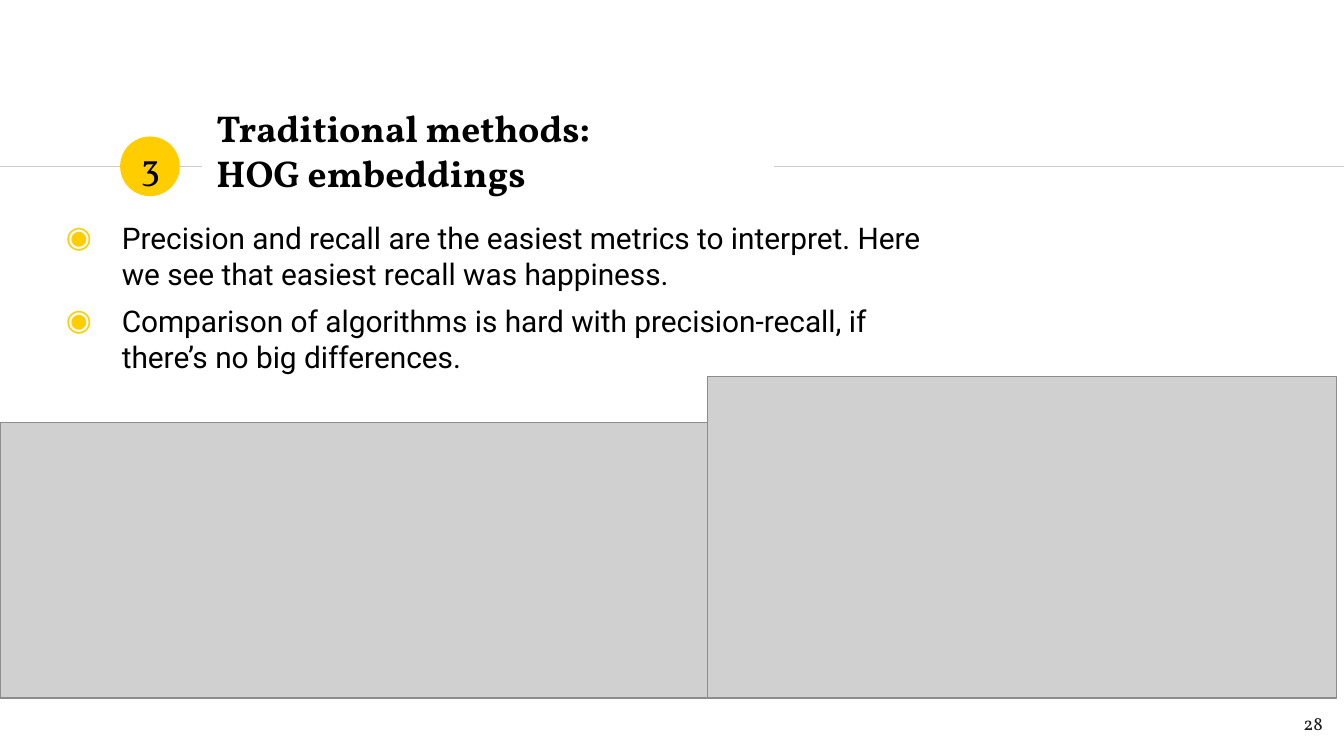
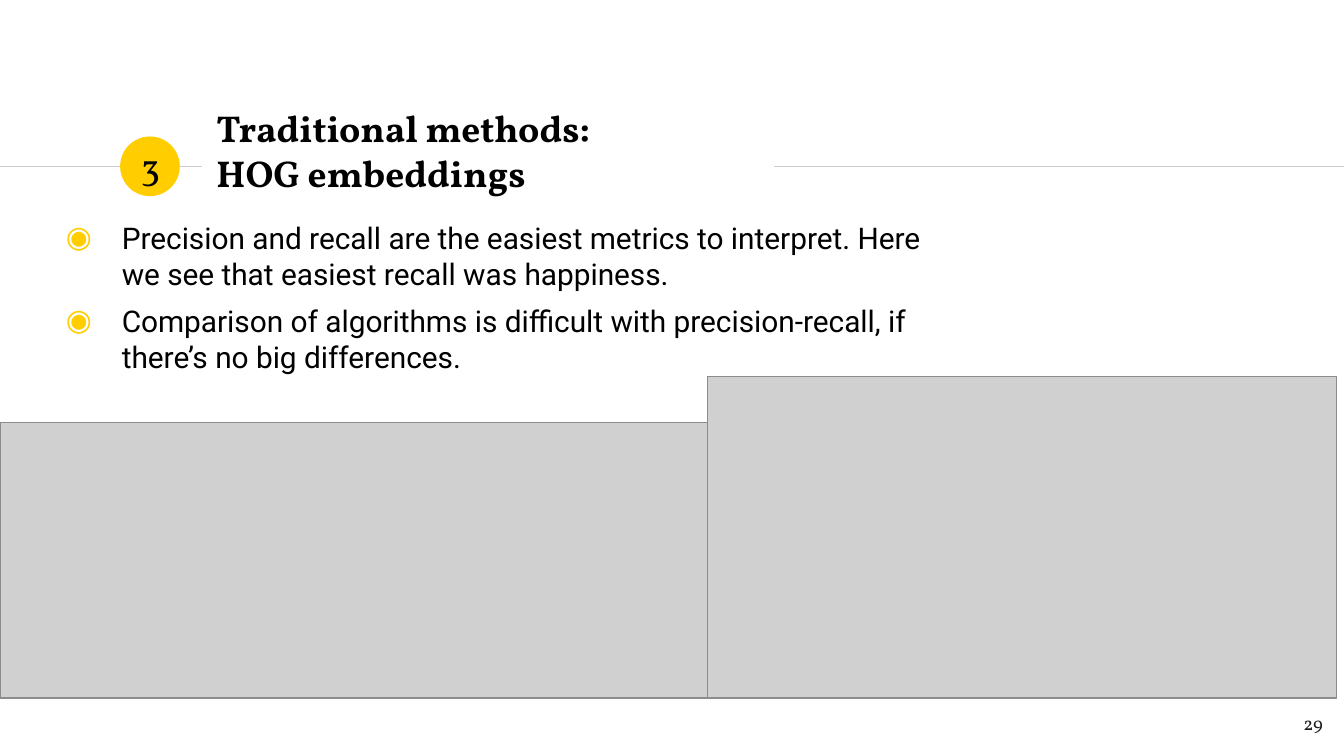
Before and after one commit to TeemuSo/Loop-Q-prize, a slide deck: slide 29 of reports/Sormunen, Teemu_Overview.pptx (slide 28 before the commit). Drawn at 1344x756 pixels with LibreOffice and Linux fonts; fonts in the diff are those of the drawing; grey boxes stand for pictures. Boxes give left, top, right and bottom in pixels: in the first picture for what was removed or moved away, otherwise in the second. Text is boxed around its words. In the diff, an @@ line names an element or a change of style, - is before the commit and + after.

```diff
--- a/reports/Sormunen, Teemu_Overview.pptx
+++ b/reports/Sormunen, Teemu_Overview.pptx
@@ text at (122,309,906,375): text changed @@
-◉ Comparison of algorithms is hard with precision-recall, if there’s no big differences.
+◉ Comparison of algorithms is difficult with precision-recall, if there’s no big differences.
@@ page number at (1303,720,1322,733): text changed @@
-28
+29
```
Also in this commit, not shown: 16 other slides changed, 1 slide added.
